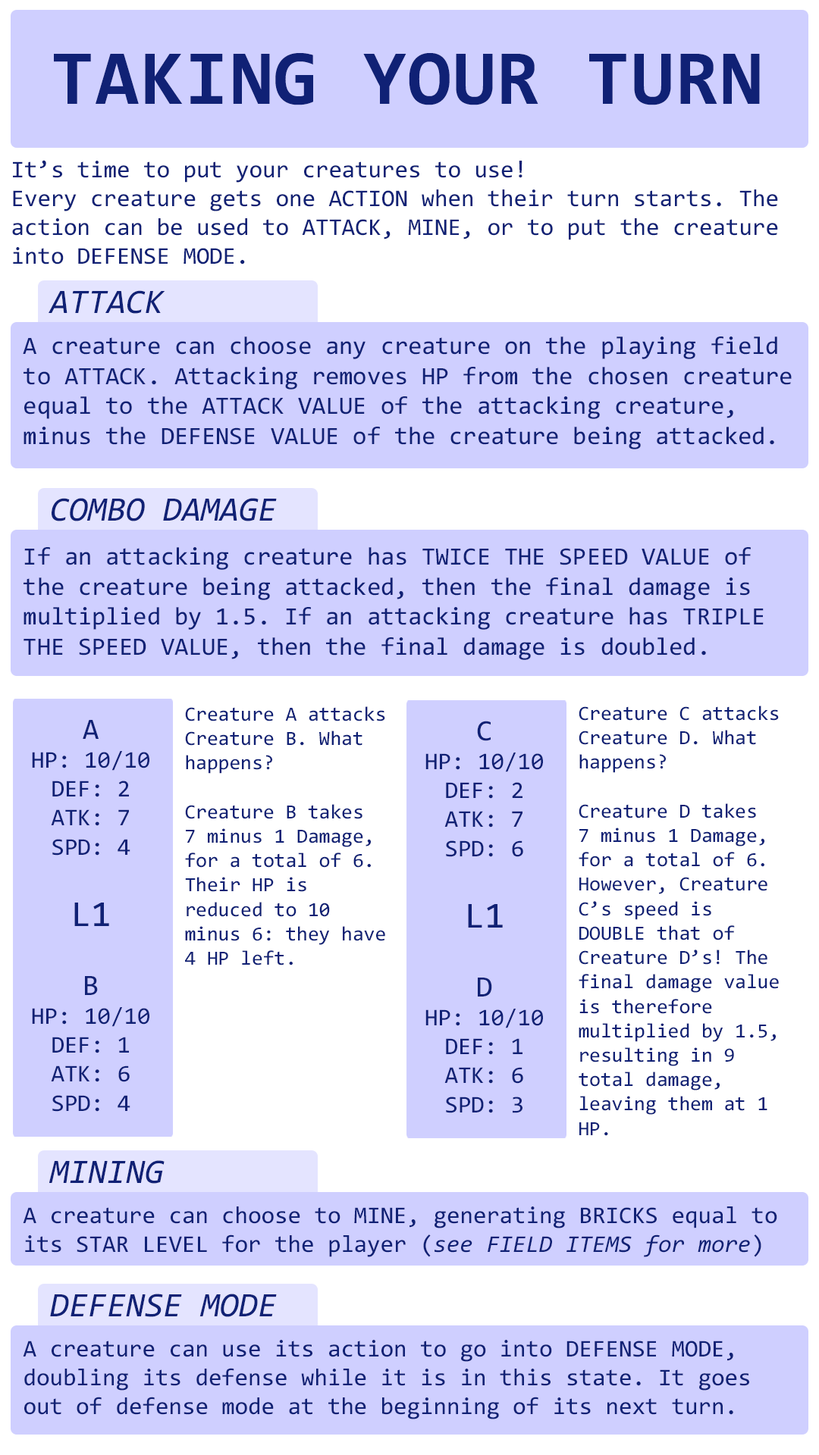
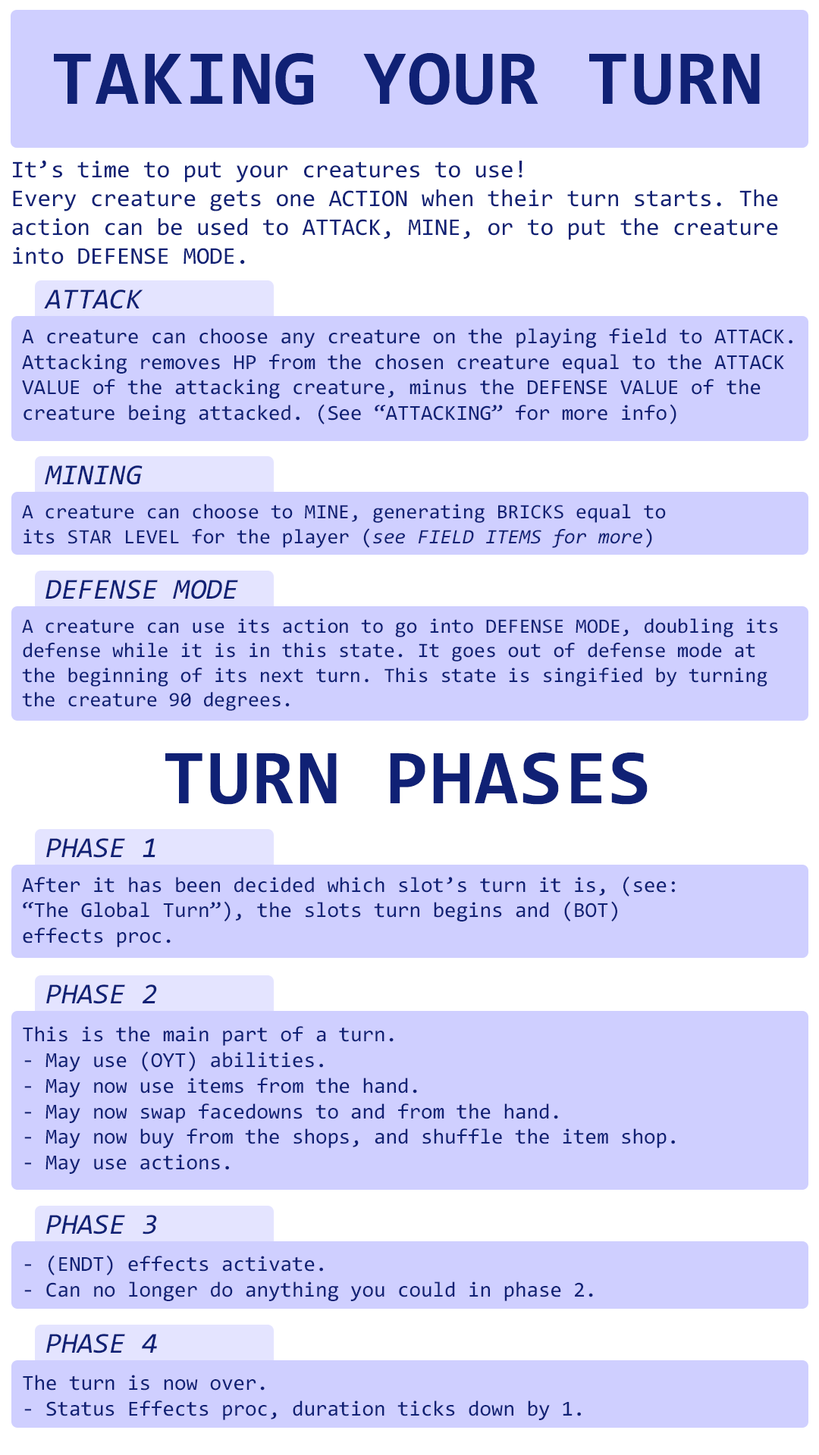
Layer changes from the first 819px x 1455px image to the second:
removed group "Text" (20 layers) over [12, 280, 792, 1420]
added group "Header" (1st of 3) with 3 layers above "Group 2" over [10, 280, 809, 805]
added group "Group 2" with 4 layers above "Example 1" over [11, 280, 809, 442]
moved "ATK" (1st of 2, in "Group 2") into group "Group 2", painted on it over [10, 316, 809, 469]
moved "Example 1" out of group "Text" over [31, 706, 386, 1112]
moved "Example 2" out of group "Text" over [425, 705, 779, 1137]
moved "Mining" (2nd of 3, in "Mining") into group "Mining", painted on it over [21, 504, 777, 1258]
moved "Rectangle 2 copy 2" into group "Mining", painted on it over [10, 491, 809, 1266]
removed layer "Combo Damage" (2nd of 3, in "Rectangles") from group "Rectangles" over [10, 529, 809, 677]
removed group "Tab Rectangles" (4 layers) from group "Rectangles" over [37, 280, 318, 1360]
moved "Mining" (3rd of 3, in "Mining") into group "Mining", painted on it over [34, 456, 318, 1226]
added group "Defense Mode" (1st of 3) with 4 layers above "Phases" over [11, 570, 809, 721]
moved "DEFENSE MODE" into group "Defense Mode", painted on it over [45, 579, 277, 1318]
moved "Defense Mode" (2nd of 3, in "Defense Mode") into group "Defense Mode", painted on it over [21, 618, 778, 1420]
removed group "Rectangles" (12 layers) over [10, 280, 809, 1435]
moved "Rectangle 2 copy 3" into group "Defense Mode", painted on it over [10, 606, 809, 1435]
moved "Defense Mode" (3rd of 3, in "Defense Mode") into group "Defense Mode", painted on it over [34, 570, 318, 1360]
added group "Phases" with 20 layers above "Color Fill 1" over [11, 829, 809, 1429]
added group "Phase 2" (1st of 2, in "Phases") with 4 layers in group "Phases" over [11, 975, 809, 1191]
added layer "Big" (2nd of 4, in "Phases" › "Phase 2") in group "Phase 2" over [11, 1011, 809, 1191]
…and 37 more changes (20 added, 4 painted, 13 removed, 4 stack)
